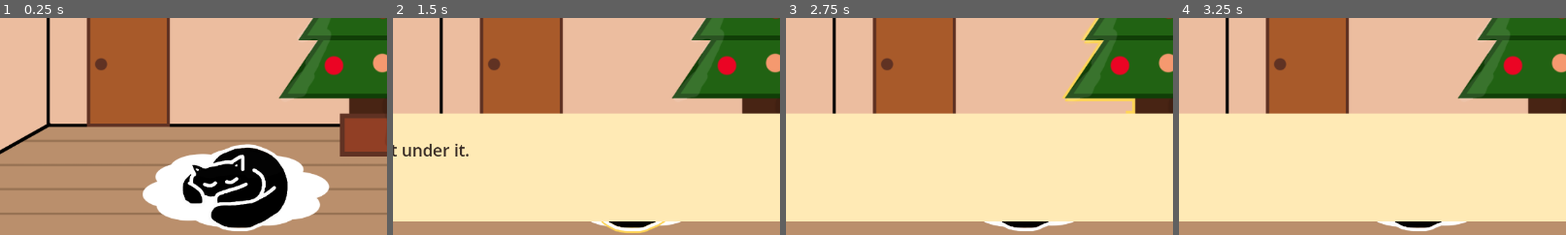
Above: before the commit, frames 1-4 (left to right).
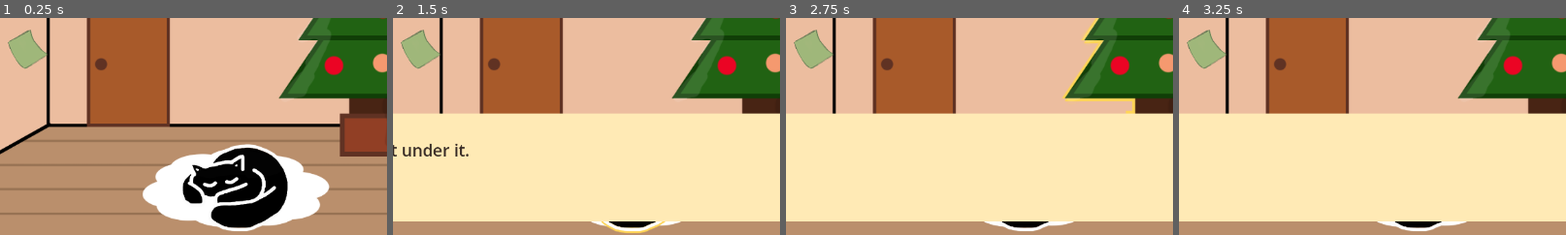
Above: after the commit, the same moments.

Repository: eltonchan1/giftbox
Game: Godot game, scene res://living_room.tscn
Two runs of this game, one before a commit and one after it. Both use one fixed random seed, a clock stepped at 60 frames per second and the inputs below.
Inputs (mouse positions are % of the whole screen's width and height, from its top left):
- Up to frame 1 (0.25 s): no input
- Up to frame 2 (1.5 s): tap Enter at 0.5 s; move the mouse to (49, 89) at 0.52 s; hold Right 0.53-1.28 s; tap Alt at 0.6 s; click (49, 89) at 0.67 s; tap Space at 1.25 s; move the mouse to (49, 89) at 1.27 s; hold Down from 1.28 s (still down); tap Shift at 1.35 s; click (49, 89) at 1.42 s
- Up to frame 3 (2.75 s): tap Enter at 2 s; move the mouse to (67, 49) at 2.02 s; release Down at 2.03 s; hold Right from 2.03 s (still down); tap Alt at 2.1 s; click (67, 49) at 2.17 s
- Up to frame 4 (3.25 s): release Right at 2.75 s; click "Pet" at 2.75 s
The pictures show only the part of the screen within x 19-69%, y 50-100%; the shares and areas given below are measured in that part.

The runs differ from the first frame. In frame 1, 1.0% of the frame differs, in the area x 2-13%, y 5-24%; in frame 2, 1.0%; in frame 3, 1.0%; in frame 4, 1.0%.

Commit message:
updated dialogue and music4

Diff:
--- a/living_room.gd
+++ b/living_room.gd
@@ -25,6 +25,9 @@
 
 var meow = preload("res://assets/meow.wav")
 @onready var audio_player = $AudioStreamPlayer
+
+@onready var indoor_node = $Indoor
+@onready var outdoor_node = $Outdoor
 
 var dialogue = {
 	"carpetcol": [
@@ -97,7 +100,7 @@
 	],
 	"doorexitcol": [
 		{"text": "The door to go outside.", "type": "text"},
-		{"text": "Go outside?", "type": "choice_conditional",
+		{"text": "Go outside? \nYou won't be able to go back out.", "type": "choice_conditional",
 		 "condition": "has_keys",
 		 "if_true": {
 			"choices": ["Yes", "No"],
@@ -117,6 +120,12 @@
 	],
 	"doorsidecol": [
 		{"text": "yea i didnt have the time to make and code a whole other room sorry :heavysob: \n-the person who made this house (definitely not elslie)", "type": "text"}
+	],
+	"snowmancol": [
+		{"text": "A snowman. \nLooks kinda familiar for some reason...", "type": "text"}
+	],
+	"stickynotecol": [
+		{"text": "hey ash!!!! left a surprise outside for u... :) \n-elslie", "type": "text"}
 	]
 }
 
@@ -124,8 +133,8 @@
 @onready var dialogue_box = $ColorRect
 @onready var choice_container = $ChoiceContainer
 
-@onready var cat_sprite = $cat
-@onready var gift_sprite = $gift
+@onready var cat_sprite = $Indoor/cat
+@onready var gift_sprite = $Indoor/gift
 @onready var speaker_sprite = $catspeak
 
 func _ready():
@@ -133,15 +142,18 @@
 	dialogue_label.visible = false
 	choice_container.visible = false
 	speaker_sprite.visible = false
+	outdoor_node.visible = false
 
 	audio_player = AudioStreamPlayer.new()
 	add_child(audio_player)
 
-	for child in get_children():
-		if child is Area2D:
-			child.mouse_entered.connect(_on_mouse_entered.bind(child))
-			child.mouse_exited.connect(_on_mouse_exited.bind(child))
-			child.input_event.connect(_on_input_event.bind(child))
+	for container in [indoor_node, outdoor_node]:
+		for child in container.get_children():
+			if child is Area2D:
+				child.input_pickable = true
+				child.mouse_entered.connect(_on_mouse_entered.bind(child))
+				child.mouse_exited.connect(_on_mouse_exited.bind(child))
+				child.input_event.connect(_on_input_event.bind(child))
 
 func _input(event):
 	if event is InputEventMouseButton and event.pressed and event.button_index == MOUSE_BUTTON_LEFT:
@@ -164,16 +176,19 @@
 	update_outline()
 
 func update_outline():
-	for child in get_children():
-		if child is Sprite2D:
-			child.material = null
+	for container in [indoor_node, outdoor_node]:
+		for child in container.get_children():
+			if child is Sprite2D:
+				child.material = null
 
 	if hovered_areas.size() > 0:
 		var top_area = get_topmost_area()
 		var sprite_name = top_area.name.replace("col", "")
-		if has_node(sprite_name):
-			var sprite = get_node(sprite_name)
-			sprite.material = outline_material
+		for container in [indoor_node, outdoor_node]:
+			if container.has_node(sprite_name):
+				var sprite = container.get_node(sprite_name)
+				sprite.material = outline_material
+				break
 
 func get_topmost_area():
 	var top_area = hovered_areas[0]
@@ -189,15 +204,21 @@
 
 func get_sprite_z(area):
 	var sprite_name = area.name.replace("col", "")
-	if has_node(sprite_name):
-		var sprite = get_node(sprite_name)
-		return sprite.z_index
+	for container in [indoor_node, outdoor_node]:
+		if container.has_node(sprite_name):
+			var sprite = container.get_node(sprite_name)
+			return sprite.z_index
 	return 0
 
 func _on_input_event(_viewport, event, _shape_idx, area):
 	if event is InputEventMouseButton and event.pressed and event.button_index == MOUSE_BUTTON_LEFT:
-		if not dialogue_open and area == get_topmost_area():
+		if area.name == "pingucol":
+			audio_player.stream = preload("res://assets/nootnoot.wav")
+			audio_player.play()
+			return
+		if not dialogue_open and area == get_topmost_area() and dialogue.has(area.name):
 			start_dialogue(dialogue[area.name])
+
 
 func start_dialogue(dialogue_chain):
 	current_dialogue_chain = process_dialogue_chain(dialogue_chain)
@@ -245,6 +266,7 @@
 	if dialogue_data.has("set_var"):
 		for key in dialogue_data.set_var.keys():
 			game_vars[key] = dialogue_data.set_var[key]
+		check_location()
 
 	if dialogue_data.has("trigger"):
 		trigger_event(dialogue_data.trigger)
@@ -335,6 +357,14 @@
 	dialogue_label.text = ""
 	dialogue_open = false
 
+func check_location():
+	if game_vars["outside"]:
+		indoor_node.visible = false
+		outdoor_node.visible = true
+	else:
+		indoor_node.visible = true
+		outdoor_node.visible = false
+
 func type_text(play_sound = false):
 	while current_char < full_text.length() and is_typing:
 		dialogue_label.text += full_text[current_char]
--- a/living_room.tscn
+++ b/living_room.tscn
@@ -10,6 +10,10 @@
 [ext_resource type="Texture2D" uid="uid://bgbhtwiq50rh8" path="res://assets/doorside.png" id="8_mjt0p"]
 [ext_resource type="Texture2D" uid="uid://f1svhu2d0r1k" path="res://assets/doorexit.png" id="9_jm2cs"]
 [ext_resource type="Texture2D" uid="uid://bd3fg71rb8oyp" path="res://assets/catniwp2.png" id="10_amcw0"]
+[ext_resource type="Texture2D" uid="uid://b6vwa44ssrp37" path="res://assets/stickynote.png" id="10_pd0i2"]
+[ext_resource type="Texture2D" uid="uid://bi3yljdws51v" path="res://assets/giftboxoutsideempty.png" id="11_parq5"]
+[ext_resource type="Texture2D" uid="uid://cruxiixmd3iko" path="res://assets/snowman.png" id="12_pd0i2"]
+[ext_resource type="Texture2D" uid="uid://cnb6itlt4c1gh" path="res://assets/pingu.png" id="13_6utvc"]
 
 [sub_resource type="ShaderMaterial" id="ShaderMaterial_6sk78"]
 
@@ -33,98 +37,160 @@
 
 [sub_resource type="RectangleShape2D" id="RectangleShape2D_6sk78"]
 size = Vector2(215, 318)
+
+[sub_resource type="RectangleShape2D" id="RectangleShape2D_6utvc"]
+size = Vector2(105, 105)
+
+[sub_resource type="RectangleShape2D" id="RectangleShape2D_2uuqs"]
+size = Vector2(523, 583)
+
+[sub_resource type="RectangleShape2D" id="RectangleShape2D_j7inc"]
+size = Vector2(300, 306)
 
 [node name="livingRoom" type="Node2D"]
 material = SubResource("ShaderMaterial_6sk78")
 script = ExtResource("1_efgsu")
 
-[node name="Camera2D" type="Camera2D" parent="."]
+[node name="Indoor" type="Node2D" parent="."]
+
+[node name="Camera2D" type="Camera2D" parent="Indoor"]
 zoom = Vector2(0.6, 0.6)
 
-[node name="bg" type="Sprite2D" parent="."]
+[node name="bg" type="Sprite2D" parent="Indoor"]
 texture = ExtResource("2_efgsu")
 
-[node name="carpet" type="Sprite2D" parent="."]
+[node name="carpet" type="Sprite2D" parent="Indoor"]
 position = Vector2(-16, 423)
 texture = ExtResource("3_qxcby")
 
-[node name="carpetcol" type="Area2D" parent="."]
-z_index = 1
-position = Vector2(-16, 423)
-
-[node name="carpetcollision" type="CollisionShape2D" parent="carpetcol"]
+[node name="carpetcol" type="Area2D" parent="Indoor"]
+z_index = 1
+position = Vector2(-16, 423)
+
+[node name="carpetcollision" type="CollisionShape2D" parent="Indoor/carpetcol"]
 position = Vector2(0, 3)
 rotation = 1.5707964
 shape = SubResource("RectangleShape2D_qxcby")
 
-[node name="cat" type="Sprite2D" parent="."]
+[node name="cat" type="Sprite2D" parent="Indoor"]
 z_index = 2
 position = Vector2(-16, 423)
 texture = ExtResource("4_mjt0p")
 
-[node name="catcol" type="Area2D" parent="."]
-position = Vector2(-16, 423)
-
-[node name="catcollision" type="CollisionShape2D" parent="catcol"]
+[node name="catcol" type="Area2D" parent="Indoor"]
+position = Vector2(-16, 423)
+
+[node name="catcollision" type="CollisionShape2D" parent="Indoor/catcol"]
 position = Vector2(-0.5, 0.5)
 rotation = 1.5707964
 shape = SubResource("RectangleShape2D_mjt0p")
 
-[node name="tree" type="Sprite2D" parent="."]
+[node name="tree" type="Sprite2D" parent="Indoor"]
 z_index = 1
 position = Vector2(324, -6.000001)
 scale = Vector2(1.456, 1.456)
 texture = ExtResource("5_jm2cs")
 
-[node name="treecol" type="Area2D" parent="."]
+[node name="treecol" type="Area2D" parent="Indoor"]
 position = Vector2(324, -6.000001)
 scale = Vector2(1.456, 1.456)
 
-[node name="treecollision" type="CollisionShape2D" parent="treecol"]
+[node name="treecollision" type="CollisionShape2D" parent="Indoor/treecol"]
 position = Vector2(4.4642944, -3.77743)
 scale = Vector2(0.9999999, 0.9999999)
 shape = SubResource("RectangleShape2D_jm2cs")
 
-[node name="gift" type="Sprite2D" parent="."]
+[node name="gift" type="Sprite2D" parent="Indoor"]
 z_index = 2
 position = Vector2(511, 341)
 scale = Vector2(0.90999997, 0.90999997)
 texture = ExtResource("6_amcw0")
 
-[node name="giftcol" type="Area2D" parent="."]
+[node name="giftcol" type="Area2D" parent="Indoor"]
 position = Vector2(511, 341)
 scale = Vector2(0.90999997, 0.90999997)
 
-[node name="giftcollision" type="CollisionShape2D" parent="giftcol"]
+[node name="giftcollision" type="CollisionShape2D" parent="Indoor/giftcol"]
 position = Vector2(0.5494385, -16.483429)
 rotation = 1.5707964
 shape = SubResource("RectangleShape2D_amcw0")
 
-[node name="lamp" type="Sprite2D" parent="."]
+[node name="lamp" type="Sprite2D" parent="Indoor"]
 z_index = 1
 position = Vector2(-3, -359)
 scale = Vector2(0.90999997, 0.90999997)
 texture = ExtResource("7_sigte")
 
-[node name="lampcol" type="Area2D" parent="."]
+[node name="lampcol" type="Area2D" parent="Indoor"]
 position = Vector2(-3, -359)
 scale = Vector2(0.90999997, 0.90999997)
 
-[node name="lampcollision" type="CollisionShape2D" parent="lampcol"]
+[node name="lampcollision" type="CollisionShape2D" parent="Indoor/lampcol"]
 position = Vector2(-0.5494573, -0.54937744)
 shape = SubResource("RectangleShape2D_mogh0")
 
-[node name="doorside" type="Sprite2D" parent="."]
+[node name="doorside" type="Sprite2D" parent="Indoor"]
 position = Vector2(-727, 231)
 texture = ExtResource("8_mjt0p")
 
-[node name="doorsidecol" type="Area2D" parent="."]
-
-[node name="doorsidecollision" type="CollisionShape2D" parent="doorsidecol"]
+[node name="doorsidecol" type="Area2D" parent="Indoor"]
+
+[node name="doorsidecollision" type="CollisionShape2D" parent="Indoor/doorsidecol"]
 position = Vector2(-720.5, 230)
 shape = SubResource("RectangleShape2D_sigte")
 
+[node name="doorexit" type="Sprite2D" parent="Indoor"]
+position = Vector2(-281, 116)
+texture = ExtResource("9_jm2cs")
+
+[node name="doorexitcol" type="Area2D" parent="Indoor"]
+
+[node name="CollisionShape2D" type="CollisionShape2D" parent="Indoor/doorexitcol"]
+position = Vector2(-281.5, 117)
+shape = SubResource("RectangleShape2D_6sk78")
+
+[node name="stickynote" type="Sprite2D" parent="Indoor"]
+position = Vector2(-530.00006, 79)
+scale = Vector2(0.4804878, 0.4804878)
+texture = ExtResource("10_pd0i2")
+
+[node name="stickynotecol" type="Area2D" parent="Indoor"]
+
+[node name="CollisionShape2D" type="CollisionShape2D" parent="Indoor/stickynotecol"]
+position = Vector2(-530.5, 79.5)
+shape = SubResource("RectangleShape2D_6utvc")
+
+[node name="Outdoor" type="Node2D" parent="."]
+visible = false
+
+[node name="bgoutside" type="Sprite2D" parent="Outdoor"]
+texture = ExtResource("11_parq5")
+
+[node name="snowman" type="Sprite2D" parent="Outdoor"]
+z_index = 1
+position = Vector2(769.00006, -19)
+scale = Vector2(1.238, 1.238)
+texture = ExtResource("12_pd0i2")
+
+[node name="snowmancol" type="Area2D" parent="Outdoor"]
+
+[node name="CollisionShape2D" type="CollisionShape2D" parent="Outdoor/snowmancol"]
+position = Vector2(775.5, -17.5)
+shape = SubResource("RectangleShape2D_2uuqs")
+
+[node name="pingu" type="Sprite2D" parent="Outdoor"]
+z_index = 2
+position = Vector2(561, 126)
+texture = ExtResource("13_6utvc")
+
+[node name="pingucol" type="Area2D" parent="Outdoor"]
+
+[node name="CollisionShape2D" type="CollisionShape2D" parent="Outdoor/pingucol"]
+position = Vector2(557, 125)
+shape = SubResource("RectangleShape2D_j7inc")
+
 [node name="ColorRect" type="ColorRect" parent="."]
+visible = false
 z_index = 3
 offset_left = -918.0
 offset_top = 238.0
@@ -133,6 +199,7 @@
 color = Color(1, 0.91764706, 0.70980394, 1)
 
 [node name="dialogue" type="Label" parent="."]
+visible = false
 z_index = 4
 offset_left = -905.0
 offset_top = 241.0
@@ -150,19 +217,10 @@
 offset_bottom = 474.0
 theme_override_constants/separation = 20
 
-[node name="doorexit" type="Sprite2D" parent="."]
-position = Vector2(-281, 116)
-texture = ExtResource("9_jm2cs")
-
-[node name="doorexitcol" type="Area2D" parent="."]
-
-[node name="CollisionShape2D" type="CollisionShape2D" parent="doorexitcol"]
-position = Vector2(-281.5, 117)
-shape = SubResource("RectangleShape2D_6sk78")
-
 [node name="AudioStreamPlayer" type="AudioStreamPlayer" parent="."]
 
 [node name="catspeak" type="Sprite2D" parent="."]
+visible = false
 z_index = 4
 position = Vector2(761, 372)
 texture = ExtResource("10_amcw0")
Not shown, added: assets/Home.mp3.import
Binary file added: assets/catniwp.ase
Binary file added: assets/giftboxoutside.png
Not shown, added: assets/giftboxoutside.png.import
Binary file added: assets/giftboxoutsideempty.png
Not shown, added: assets/giftboxoutsideempty.png.import
Not shown, added: assets/nootnoot.wav.import
Binary file added: assets/pingu.png
Not shown, added: assets/pingu.png.import
Binary file added: assets/snowman.png
Not shown, added: assets/snowman.png.import
Binary file added: assets/stickynote.png
(and 4 more such lines)
